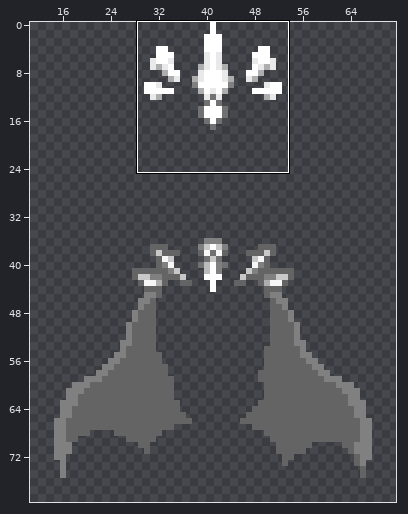
Sprite sheet, stored at Content/NPCs/EoL/Rendering/EmpressDressGlow.png. Above, an overview of the earlier version with the close-up marked.
Close-up. First the earlier version:
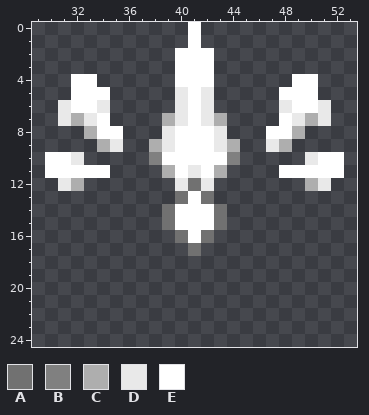
The file is 166x160 pixels, drawn in blocks of 2x2; one block is one cell here. Colours within 5 levels of each other are drawn and written as one. Shown: x 29..53, y 0..24. The wide view leaves out empty margins. The commit also changed other parts of the picture, which this record leaves out.
Palette (. is transparent): A #717171  B #808080  C #aeaeae  D #e9e9e9  E #ffffff
Pixels before, first column x 30:
 0 ...........E...........
 1 ...........E...........
 2 ..........EEE..........
 3 ..........EEE..........
 4 ..EE......EEE......EE..
 5 ..EEE.....DED.....EEE..
 6 .DEED.....DED.....DEED.
 7 .DCDE....CDEDC....EDCD.
 8 ...CEE...DEEED...EEC...
 9 ....CD..CDEEEDC..DC....
10 EED.....BEEEEEB.....DEE
11 EEEEE....CEDEC....EEEEE
12 .DC.......DAD.......CD.
13 ..........AEA..........
14 .........AEEEA.........
15 .........AEEEA.........
16 ..........AEA..........
17 ...........A...........
And afterwards:
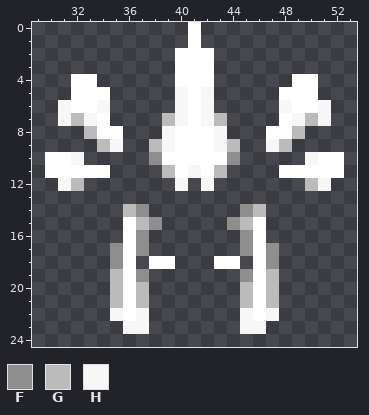
Colours new in this view: F #8e8e8e  G #bbbbbb  H #f7f7f7
The edit:
y 5: x 40 D -> H; x 42 D -> H
y 6: x 31 D -> H; x 34 D -> H; x 40 D -> H; x 42 D -> H; x 48 D -> H; x 51 D -> H
y 7: x 31..33 DCD -> HGH; x 39..40 CD -> GH; x 42..43 DC -> HG; x 49..51 DCD -> HGH
y 8: x 33 C -> G; x 39 D -> H; x 43 D -> H; x 49 C -> G
y 9: x 34..35 CD -> GH; x 38..39 CD -> GH; x 43..44 DC -> HG; x 47..48 DC -> HG
y 10: x 32 D -> H; x 38 B -> F; x 44 B -> F; x 50 D -> H
y 11: x 39 C -> G; x 41 D -> H; x 43 C -> G
y 12: x 31..32 DC -> HG; x 40..42 DAD -> H.H; x 50..51 CD -> GH
y 13: x 40..42 AEA -> ...
y 14: x 36..37 .. -> GF; x 39..43 AEEEA -> .....; x 45..46 .. -> FG
y 15: x 36..46 ...AEEEA... -> EGF.....FGE
y 16: x 36..37 .. -> EF; x 40..42 AEA -> ...; x 45..46 .. -> FE
y 17: x 35..37 ... -> FEF; x 41 A -> .; x 45..47 ... -> FEF
y 18: x 35..36 .. -> FE; x 38..39 .. -> EE; x 43..44 .. -> EE; x 46..47 .. -> EF
y 19: x 35..37 ... -> GEF; x 45..47 ... -> FEG
y 20..21: x 35..37 ... -> GEG; x 45..47 ... -> GEG
y 22: x 35..37 ... -> HEH; x 45..47 ... -> HEH
y 23: x 36..37 .. -> HH; x 45..46 .. -> HH
Changed places in both close-ups, as pixel boxes (x1, y1, x2, y2):
changed: (58, 87, 331, 334)
